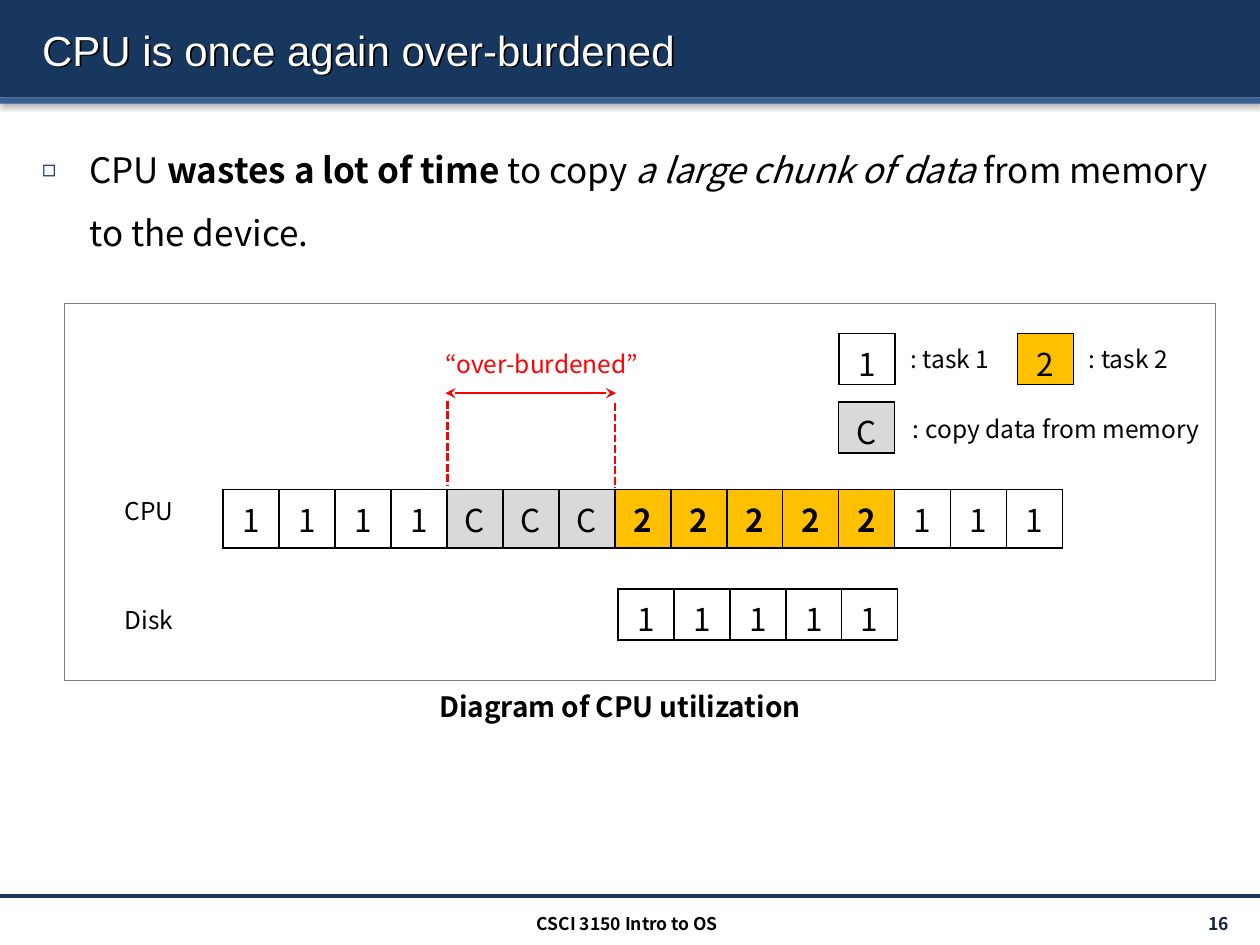
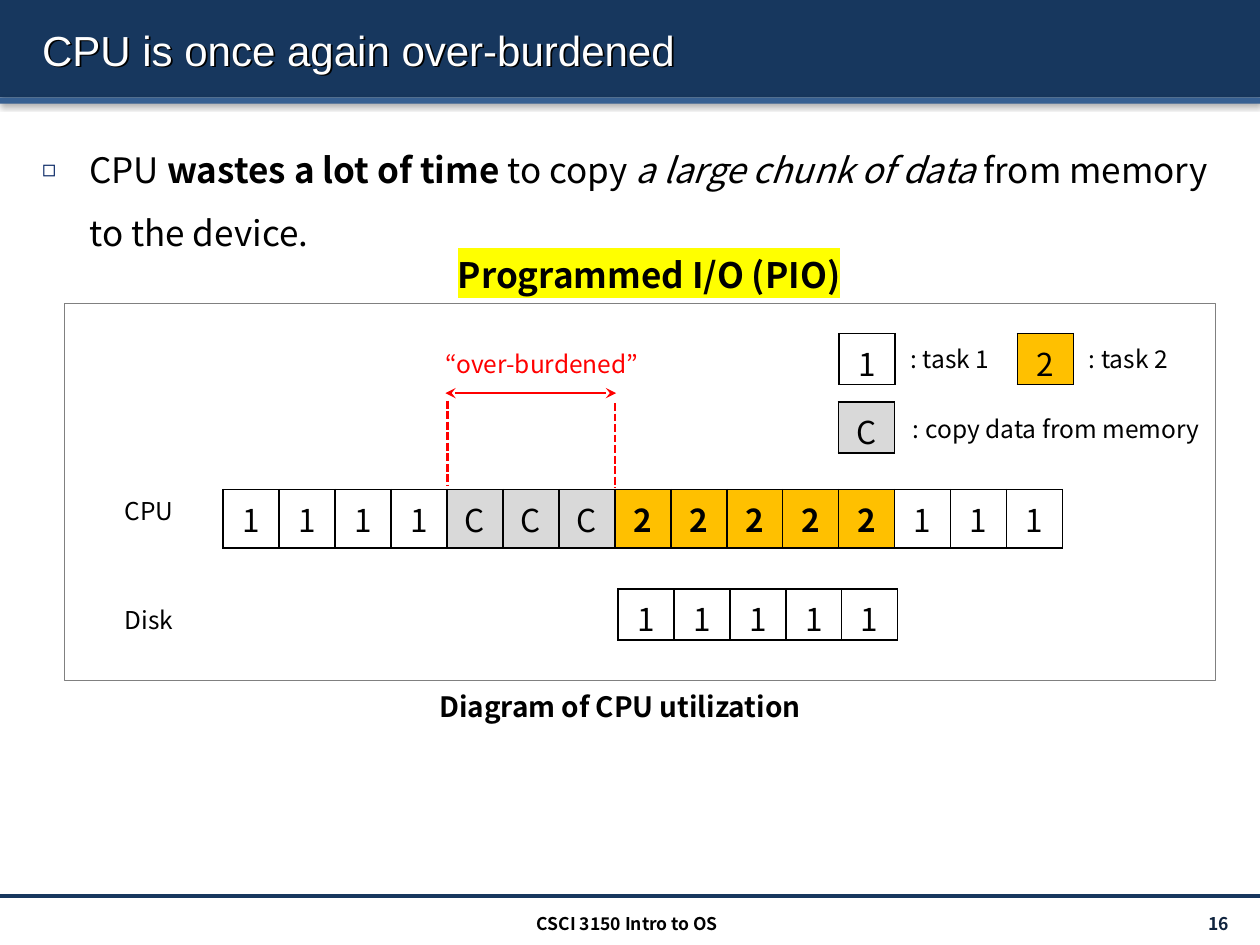
Before and after one commit to henryhxu/CSCI3150, a slide deck: slide 16 of lectures/lec13_io.pptx. Drawn at 1260x945 pixels with LibreOffice and Linux fonts; fonts in the diff are those of the drawing. Boxes give left, top, right and bottom in pixels: in the first picture for what was removed or moved away, otherwise in the second. Text is boxed around its words. In the diff, an @@ line names an element or a change of style, - is before the commit and + after.

```diff
--- a/lectures/lec13_io.pptx
+++ b/lectures/lec13_io.pptx
@@ text added at (458, 259, 840, 297), 20 pt, text #000000, bold @@
+Programmed I/O (PIO)
```
Also in this commit, not shown: 3 other slides changed, 1 slide added, 2 other files.
